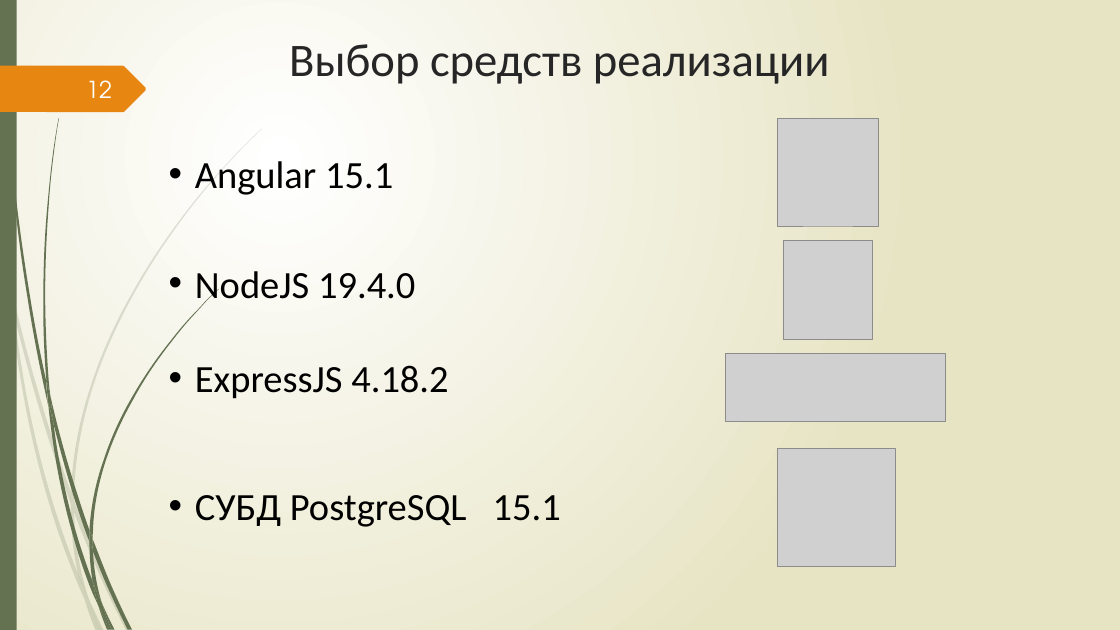
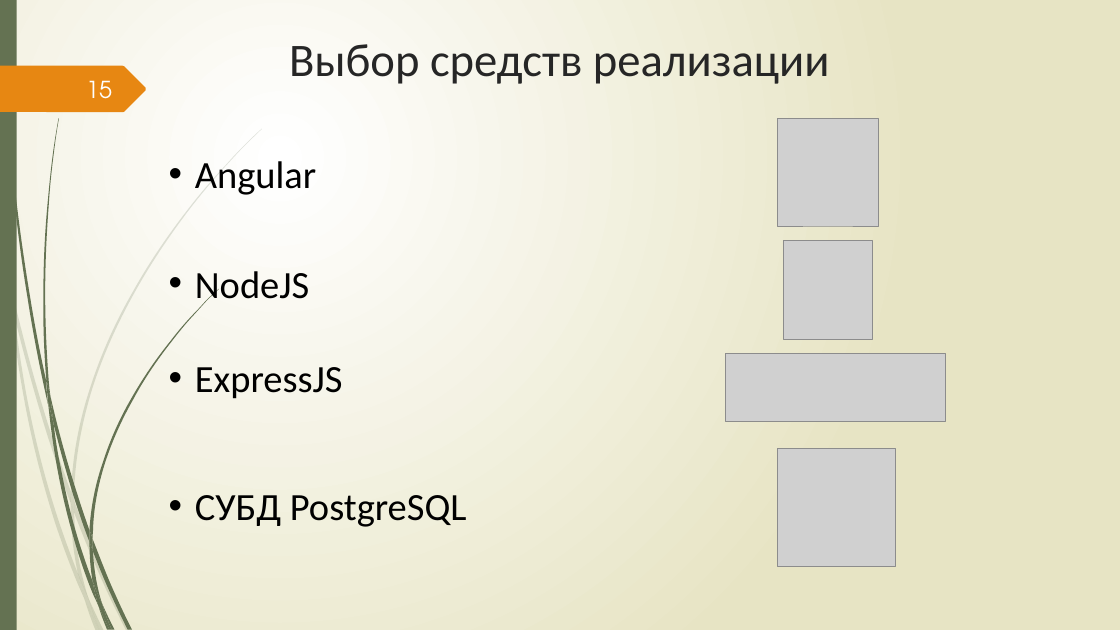
Before and after one commit to Csar9000/Quality-of-life-assessment-system, a slide deck: slide 15 of Документы/Презентация ВКР.pptx (slide 12 before the commit). Drawn at 1120x630 pixels with LibreOffice and Linux fonts; fonts in the diff are those of the drawing; grey boxes stand for pictures. Boxes give left, top, right and bottom in pixels: in the first picture for what was removed or moved away, otherwise in the second. Text is boxed around its words. In the diff, an @@ line names an element or a change of style, - is before the commit and + after.

```diff
--- a/Документы/Презентация ВКР.pptx
+++ b/Документы/Презентация ВКР.pptx
@@ page number at [86, 80, 112, 99]: text changed @@
-12
+15
@@ text at [195, 161, 316, 195]: text changed @@
-• Angular 15.1
+• Angular
@@ text at [195, 271, 309, 307]: text changed @@
-• NodeJS 19.4.0
+• NodeJS
@@ text at [195, 367, 343, 399]: text changed @@
-• ExpressJS 4.18.2
+• ExpressJS
@@ text at [195, 495, 467, 527]: text changed @@
-• СУБД PostgreSQL 15.1
+• СУБД PostgreSQL
```
Also in this commit, not shown: 2 other slides changed, 4 slides added, 1 slide removed, 2 other files.
